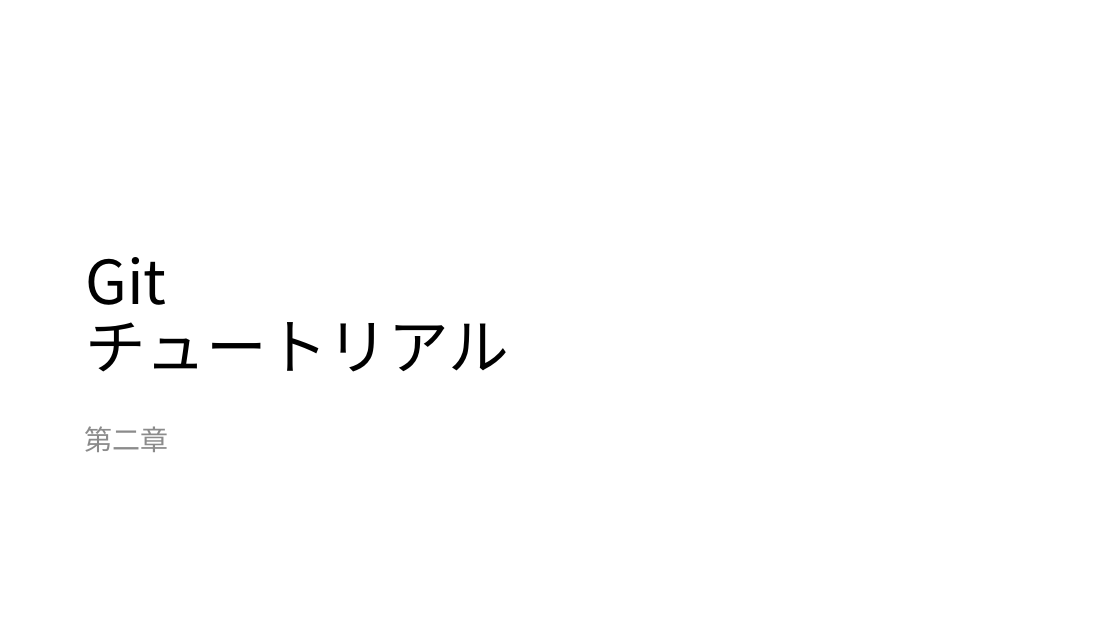
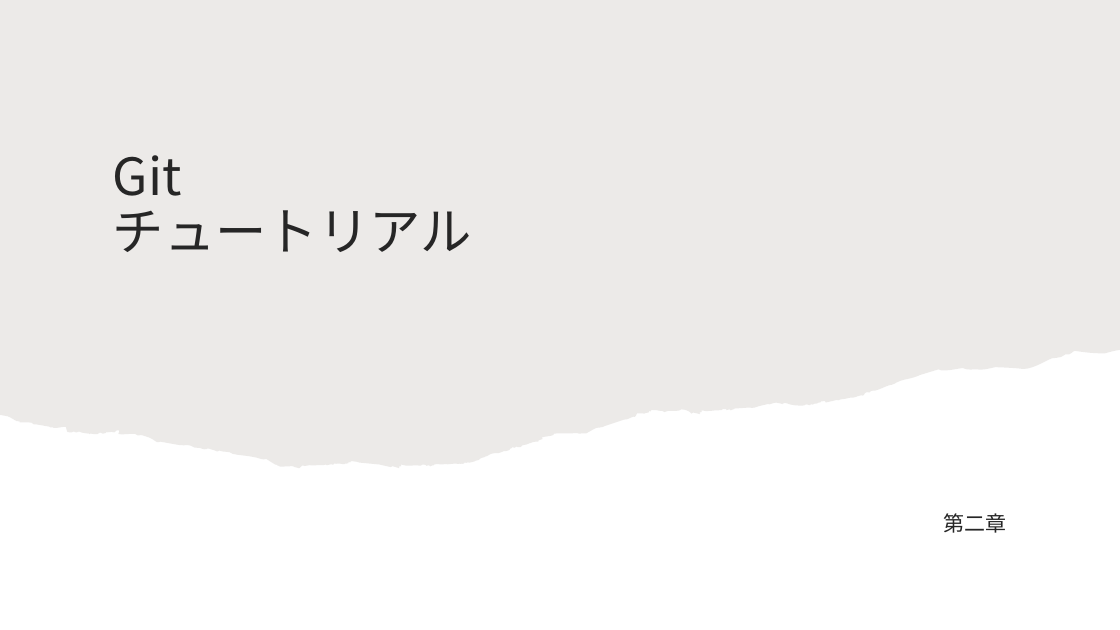
Before and after one commit to maru0519/git-edu, a slide deck: slide 12 of siryou.pptx. Drawn at 1120x630 pixels with LibreOffice and Linux fonts; fonts in the diff are those of the drawing. Boxes give left, top, right and bottom in pixels: in the first picture for what was removed or moved away, otherwise in the second. Text is boxed around its words. In the diff, an @@ line names an element or a change of style, - is before the commit and + after.

```diff
--- a/siryou.pptx
+++ b/siryou.pptx
@@ freeform shape added at box(0, 0, 1120, 468), fill #82766A at 15% opacity @@
@@ title "Git チュートリアル": place and size @@
-title "Git チュートリアル" at box(85, 257, 509, 372)
+title "Git チュートリアル" at box(113, 155, 472, 252)
@@ title "Git チュートリアル" at box(113, 155, 472, 252): size 52 to 44 pt, text colour #000000 to #262626; vertical alignment bottom to middle @@
@@ text "第二章": place and size @@
-text "第二章" at box(85, 426, 169, 452)
+text "第二章" at box(944, 513, 1007, 533)
@@ text "第二章" at box(944, 513, 1007, 533): size 24 to 18 pt, text colour #8C8C8C to #262626; alignment left to right; vertical alignment top to middle @@
```
Also in this commit, not shown: 17 other slides changed, 35 slides added, 4 slides removed.
